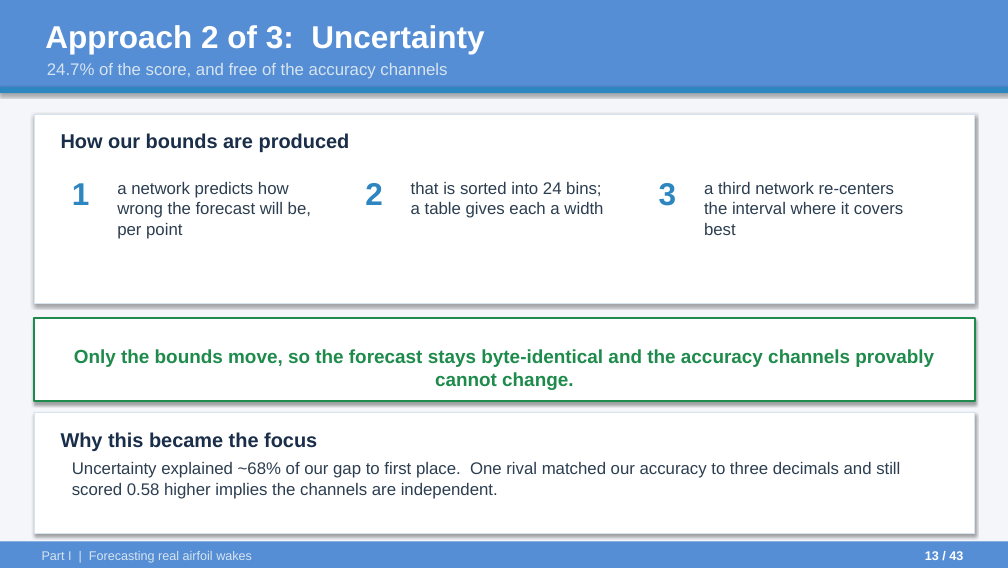
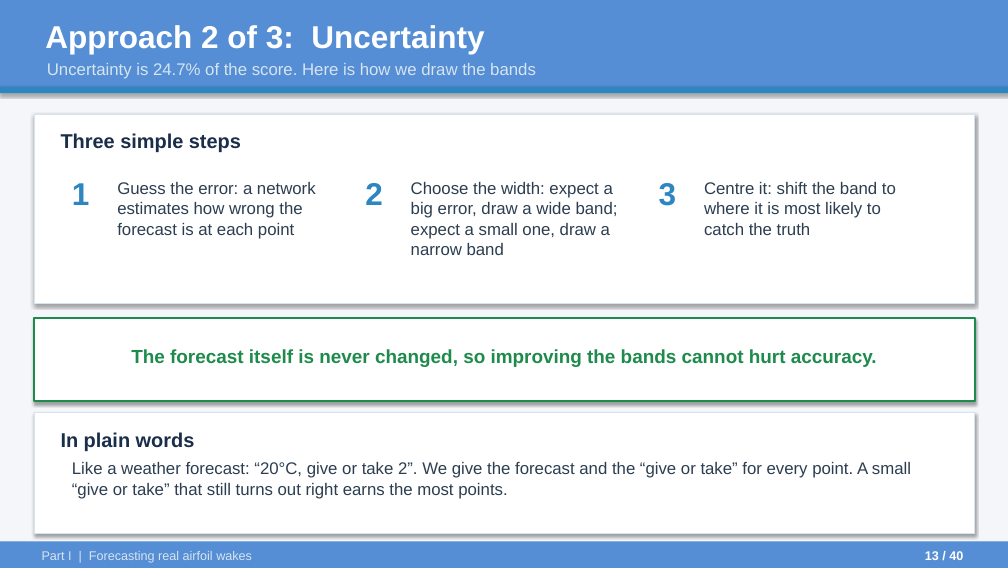
Before and after one commit to ARYAMANN7279/aurora-from-scratch-jax, a slide deck: slide 13 of UGP_Final/UGP_Final_Presentation.pptx. Drawn at 1008x568 pixels with LibreOffice and Linux fonts; fonts in the diff are those of the drawing. Boxes give left, top, right and bottom in pixels: in the first picture for what was removed or moved away, otherwise in the second. Text is boxed around its words. In the diff, an @@ line names an element or a change of style, - is before the commit and + after.

```diff
--- a/UGP_Final/UGP_Final_Presentation.pptx
+++ b/UGP_Final/UGP_Final_Presentation.pptx
@@ text at box(47, 63, 536, 79): text changed @@
-24.7% of the score, and free of the accuracy channels
+Uncertainty is 24.7% of the score. Here is how we draw the bands
@@ text at box(61, 133, 241, 152): text changed @@
-How our bounds are produced
+Three simple steps
@@ text at box(117, 182, 316, 239): text changed @@
-a network predicts how wrong the forecast will be, per point
+Guess the error: a network estimates how wrong the forecast is at each point
@@ text at box(411, 182, 618, 255): text changed @@
-that is sorted into 24 bins;
-a table gives each a width
+Choose the width: expect a big error, draw a wide band; expect a small one, draw a narrow band
@@ text at box(704, 182, 896, 235): text changed @@
-a third network re-centers
-the interval where it covers best
+Centre it: shift the band to where it is most likely to catch the truth
@@ text at box(131, 349, 877, 367): text changed @@
-Only the bounds move, so the forecast stays byte-identical and the accuracy channels provably cannot change.
+The forecast itself is never changed, so improving the bands cannot hurt accuracy.
@@ text at box(61, 432, 195, 451): text changed @@
-Why this became the focus
+In plain words
@@ text at box(72, 462, 911, 499): text changed @@
-Uncertainty explained ~68% of our gap to first place. One rival matched our accuracy to three decimals and still scored 0.58 higher implies the channels are independent.
+Like a weather forecast: “20°C, give or take 2”. We give the forecast and the “give or take” for every point. A small “give or take” that still turns out right earns the most points.
@@ text at box(925, 551, 963, 560): text changed @@
-13 / 43
+13 / 40
```
Also in this commit, not shown: 35 other slides changed, 3 slides removed, 30 other files.
